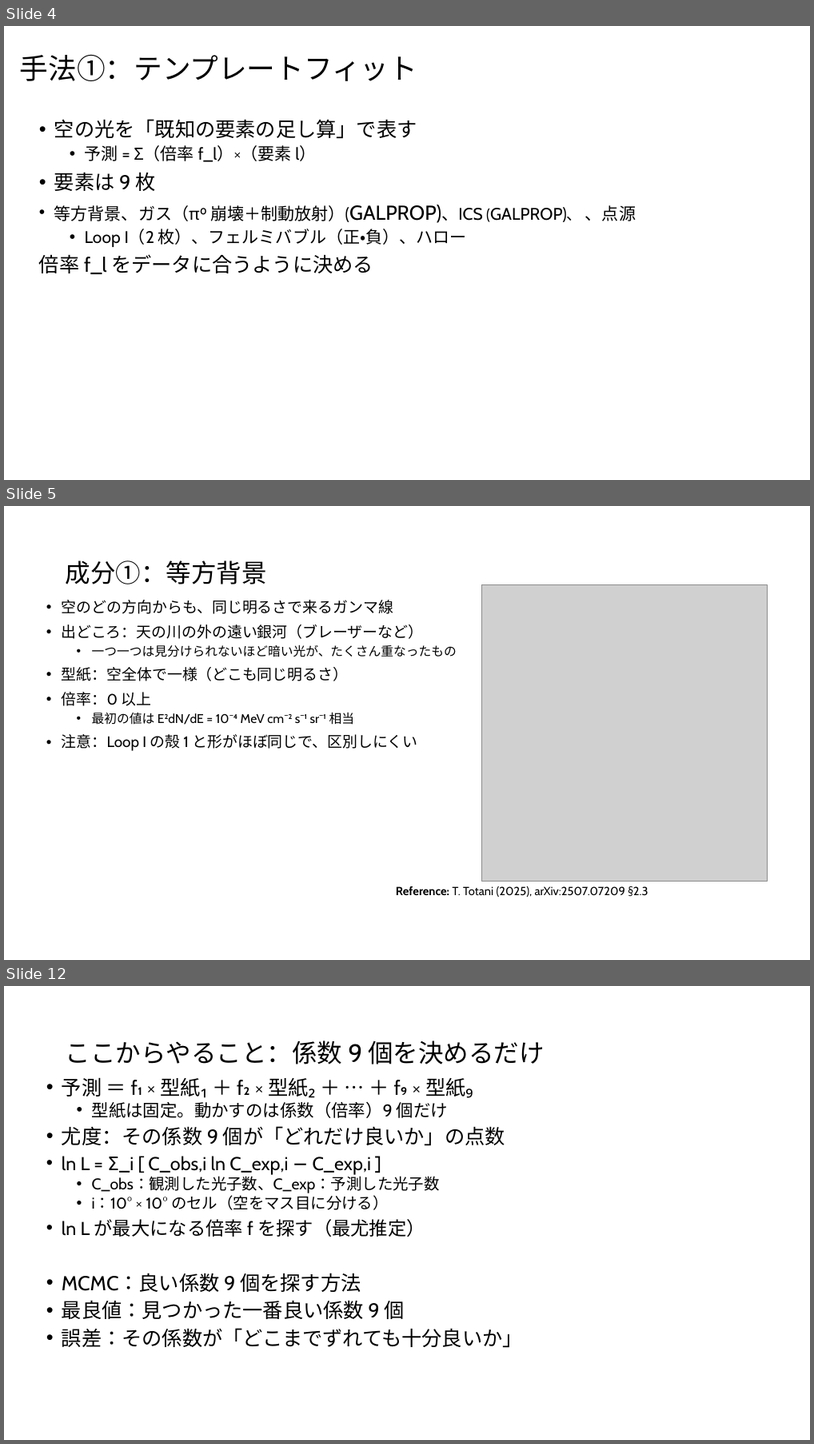
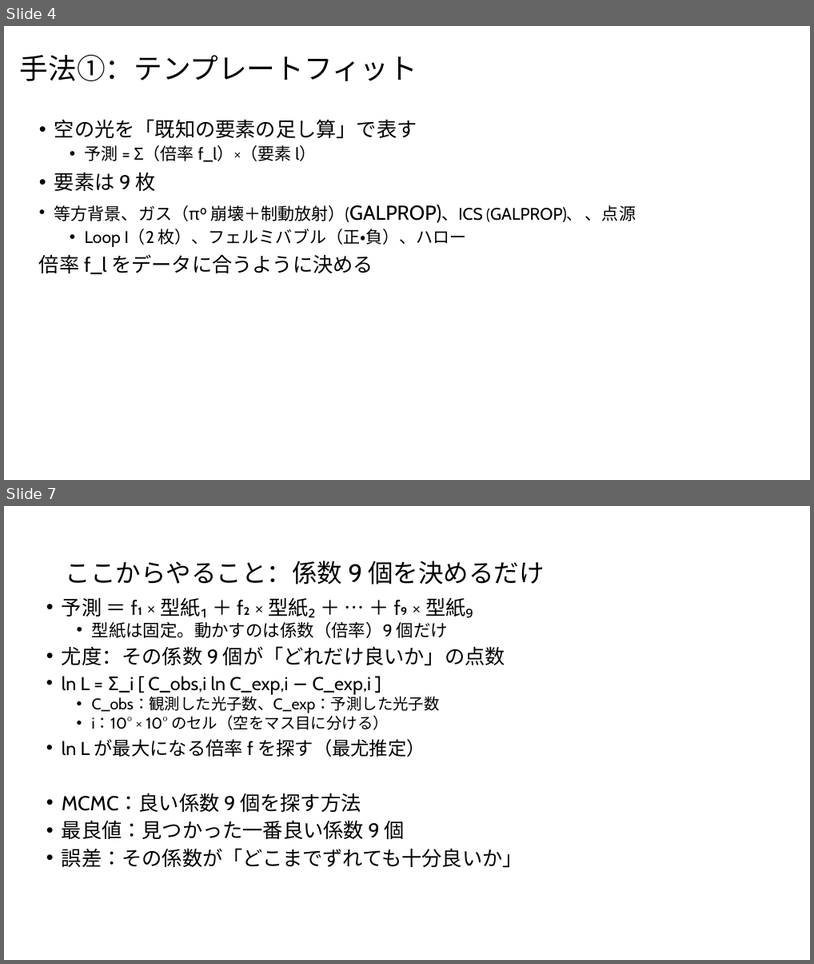
Before and after one commit to Mikann20041029/darkmatter-slides, a slide deck: slides/2026-10-03_研究進捗報告_claude.pptx. Shown one above the other, each under a label of ours: slides 4, 5 and 12 before the commit, slides 4 and 7 after it; the slides between them are not shown. The pictures are 814x1444 and 814x964 pixels, drawn with LibreOffice and Linux fonts; fonts in the diff are those of the drawing; grey boxes stand for pictures. Boxes give left, top, right and bottom in pixels: in the first picture for what was removed or moved away, otherwise in the second. Text is boxed around its words. In the diff, an @@ line names an element or a change of style, - is before the commit and + after.

```diff
--- a/slides/2026-10-03_研究進捗報告_claude.pptx
+++ b/slides/2026-10-03_研究進捗報告_claude.pptx
@@ slide 5 removed at box(4, 506, 810, 960), background #FFFFFF @@
@@ title removed at box(66, 560, 267, 584) @@
-成分①：等方背景
@@ text removed at box(62, 600, 457, 751) @@
-• 空のどの方向からも、同じ明るさで来るガンマ線
-• 出どころ：天の川の外の遠い銀河（ブレーザーなど）
-  • 一つ一つは見分けられないほど暗い光が、たくさん重なったもの
-• 型紙：空全体で一様（どこも同じ明るさ）
-• 倍率：0 以上
-  • 最初の値は E²dN/dE = 10⁻⁴ MeV cm⁻² s⁻¹ sr⁻¹ 相当
-• 注意：Loop I の殻 1 と形がほぼ同じで、区別しにくい
@@ picture removed at box(482, 584, 767, 881) @@
@@ text removed at box(396, 886, 648, 896) @@
-Reference: T. Totani (2025), arXiv:2507.07209 §2.3
@@ what was slide 12 is now slide 7 @@
```
Also in this commit, not shown: 10 slides changed, 1 slide added, 5 other slides removed.
